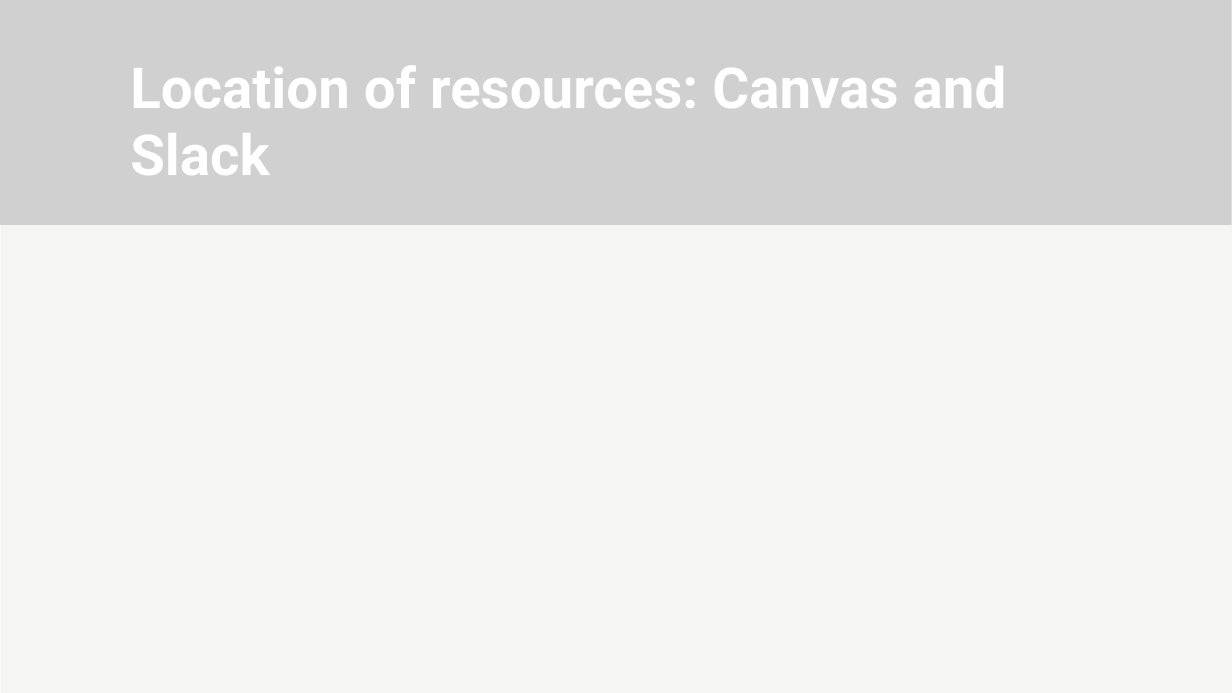
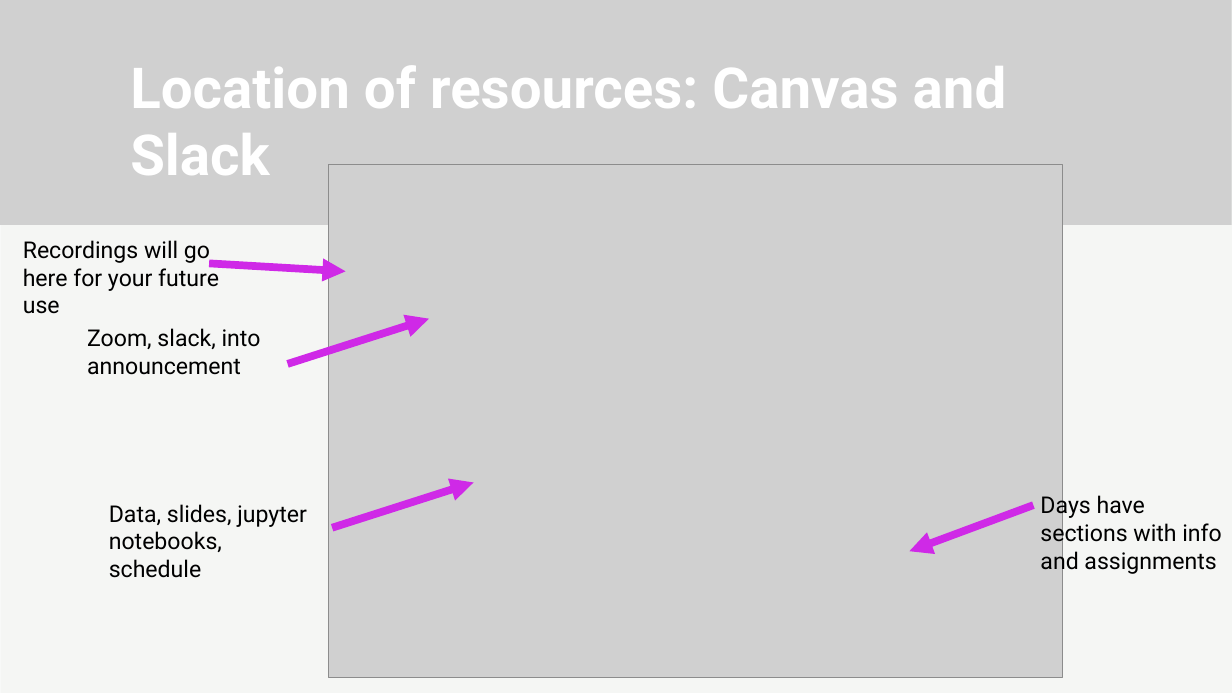
Before and after one commit to ggerlach1/BIOF085, a slide deck: slide 4 of workshop_documents/day0_slides.pptx. Drawn at 1232x693 pixels with LibreOffice and Linux fonts; fonts in the diff are those of the drawing; grey boxes stand for pictures; background and template pictures are left out. Boxes give left, top, right and bottom in pixels: in the first picture for what was removed or moved away, otherwise in the second. Text is boxed around its words. In the diff, an @@ line names an element or a change of style, - is before the commit and + after.

Commit message:
slides, notebooks for March

```diff
--- a/workshop_documents/day0_slides.pptx
+++ b/workshop_documents/day0_slides.pptx
@@ picture added at box(328, 165, 1062, 678) @@
@@ text added at box(23, 240, 219, 314), 18 pt, text #000000 @@
+Recordings will go here for your future use
@@ arrow added from (209, 263) to (346, 272), #CF29E7 6 pt @@
@@ text added at box(87, 328, 261, 375), 18 pt, text #000000 @@
+Zoom, slack, into announcement
@@ arrow added from (287, 364) to (429, 319), #CF29E7 6 pt @@
@@ text added at box(109, 504, 307, 578), 18 pt, text #000000 @@
+Data, slides, jupyter notebooks, schedule
@@ arrow added from (332, 528) to (474, 482), #CF29E7 6 pt @@
@@ arrow added from (1033, 506) to (909, 552), #CF29E7 6 pt @@
@@ text added at box(1040, 493, 1222, 574), 18 pt, text #000000 @@
+Days have sections with info and assignments
```
Also in this commit, not shown: 42 other files.
